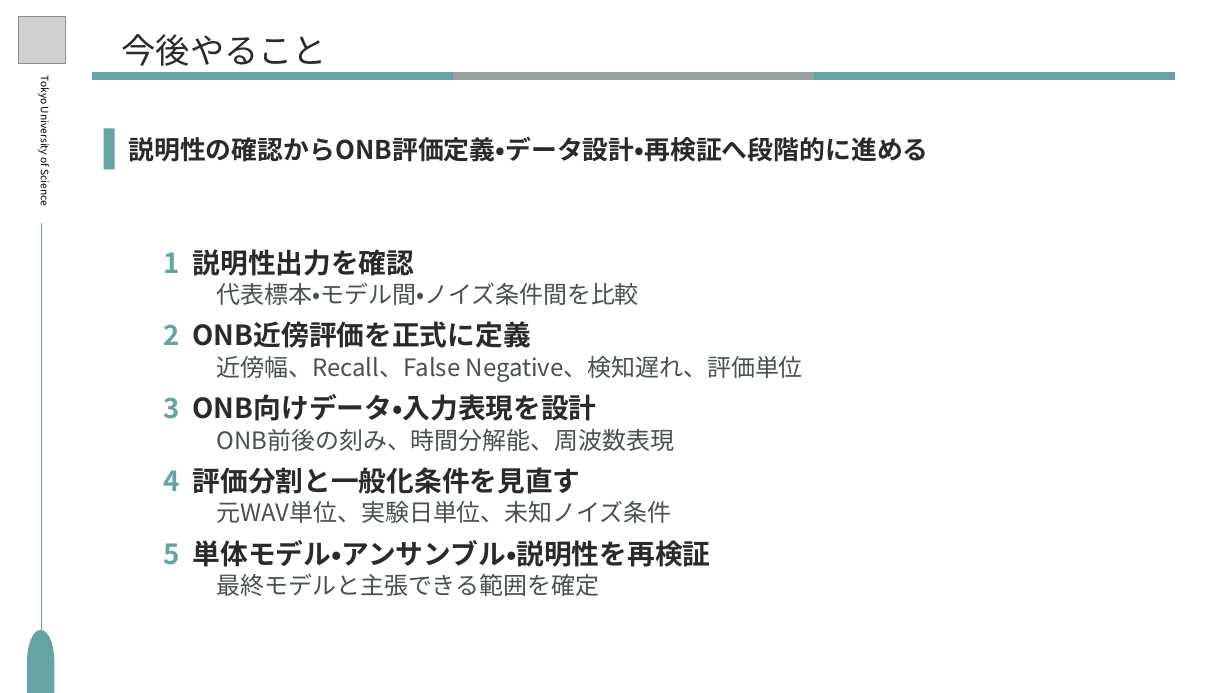
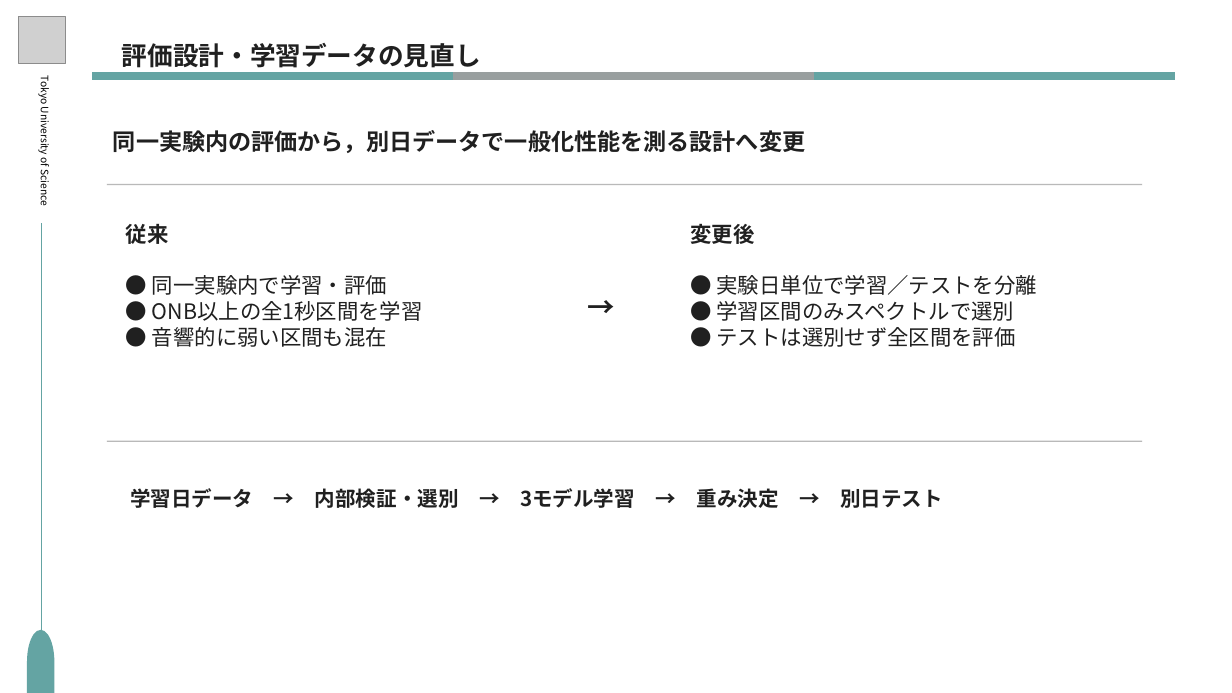
Before and after one commit to S-Riku-tus/university_research, a slide deck: slide 3 of 研究進捗報告/2026/918（研究計画発表）/研究進捗_柴崎陸_0918.pptx (slide 5 before the commit). Drawn at 1232x693 pixels with LibreOffice and Linux fonts; fonts in the diff are those of the drawing; grey boxes stand for pictures. Boxes give left, top, right and bottom in pixels: in the first picture for what was removed or moved away, otherwise in the second. Text is boxed around its words. In the diff, an @@ line names an element or a change of style, - is before the commit and + after.

```diff
--- a/研究進捗報告/2026/918（研究計画発表）/研究進捗_柴崎陸_0918.pptx
+++ b/研究進捗報告/2026/918（研究計画発表）/研究進捗_柴崎陸_0918.pptx
@@ text at box(122, 43, 481, 68): text changed; size 40 to 30 pt; font Noto Sans CJK SC to Noto Sans CJK JP; text colour #292B2B to #202020; bold on @@
-今後やること
+評価設計・学習データの見直し
@@ rectangle removed at box(103, 128, 115, 169) @@
@@ text at box(113, 130, 805, 153): text changed; size 30.2 to 27 pt; font Noto Sans CJK SC to Noto Sans CJK JP; text colour #292B2B to #202020 @@
-説明性の確認からONB評価定義・データ設計・再検証へ段階的に進める
+同一実験内の評価から，別日データで一般化性能を測る設計へ変更
@@ rectangle added at box(107, 184, 1143, 185), fill #B5B5B5 at 94% opacity @@
@@ text added at box(126, 224, 169, 244), 25 pt, text #202020, bold @@
+従来
@@ text added at box(691, 224, 755, 244), 25 pt, text #202020, bold @@
+変更後
@@ text removed at box(164, 249, 803, 596) @@
-1 説明性出力を確認
-代表標本・モデル間・ノイズ条件間を比較
-2 ONB近傍評価を正式に定義
-近傍幅、Recall、False Negative、検知遅れ、評価単位
-3 ONB向けデータ・入力表現を設計
-ONB前後の刻み、時間分解能、周波数表現
-4 評価分割と一般化条件を見直す
-元WAV単位、実験日単位、未知ノイズ条件
-5 単体モデル・アンサンブル・説明性を再検証
-最終モデルと主張できる範囲を確定
@@ text added at box(152, 275, 423, 347), 25 pt, text #202020 @@
+● 同一実験内で学習・評価
+● ONB以上の全1秒区間を学習
+● 音響的に弱い区間も混在
@@ text added at box(582, 286, 641, 338), 32 pt, text #202020, bold @@
+→
@@ text added at box(717, 275, 1037, 347), 25 pt, text #202020 @@
+● 実験日単位で学習／テストを分離
+● 学習区間のみスペクトルで選別
+● テストは選別せず全区間を評価
@@ rectangle added at box(107, 440, 1143, 442), fill #B5B5B5 at 94% opacity @@
@@ text added at box(130, 488, 943, 508), 24 pt, text #202020, bold @@
+学習日データ → 内部検証・選別 → 3モデル学習 → 重み決定 → 別日テスト
```
Also in this commit, not shown: 3 other slides changed, 4 slides added, 8 slides removed, 1 other file.
